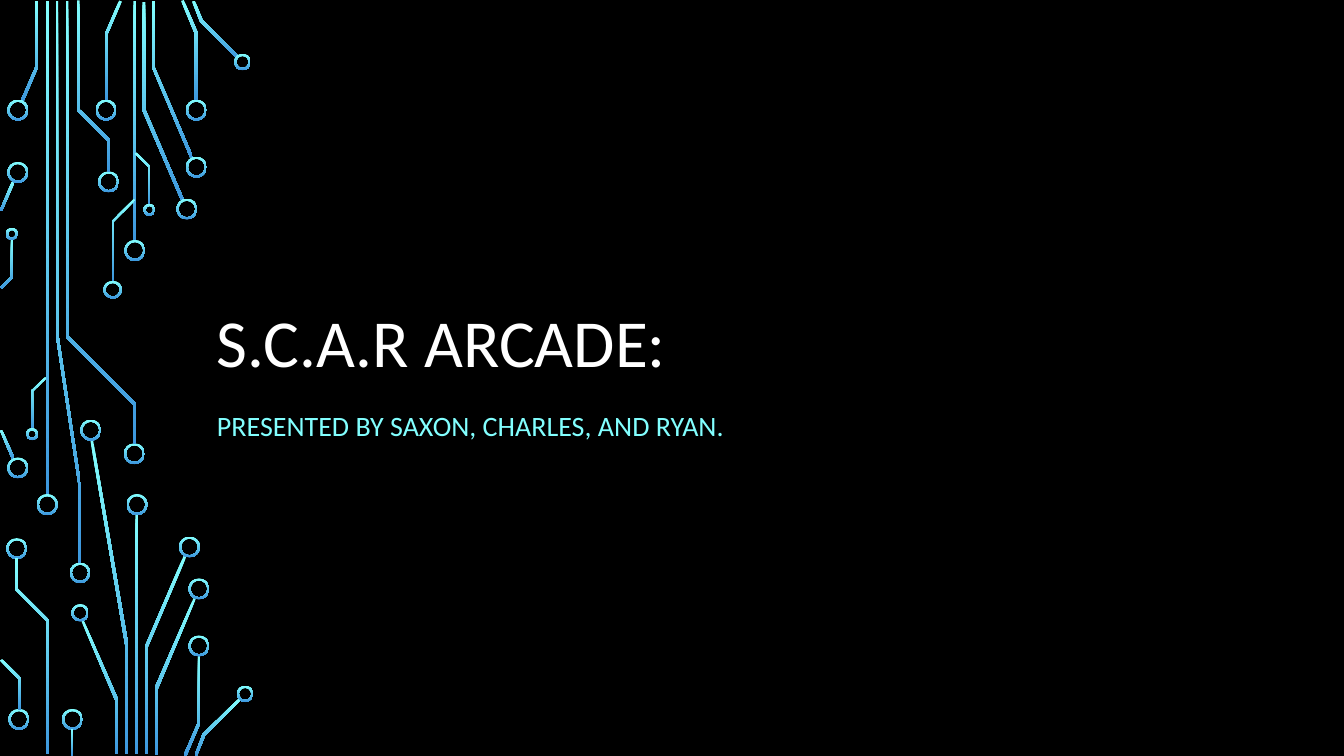
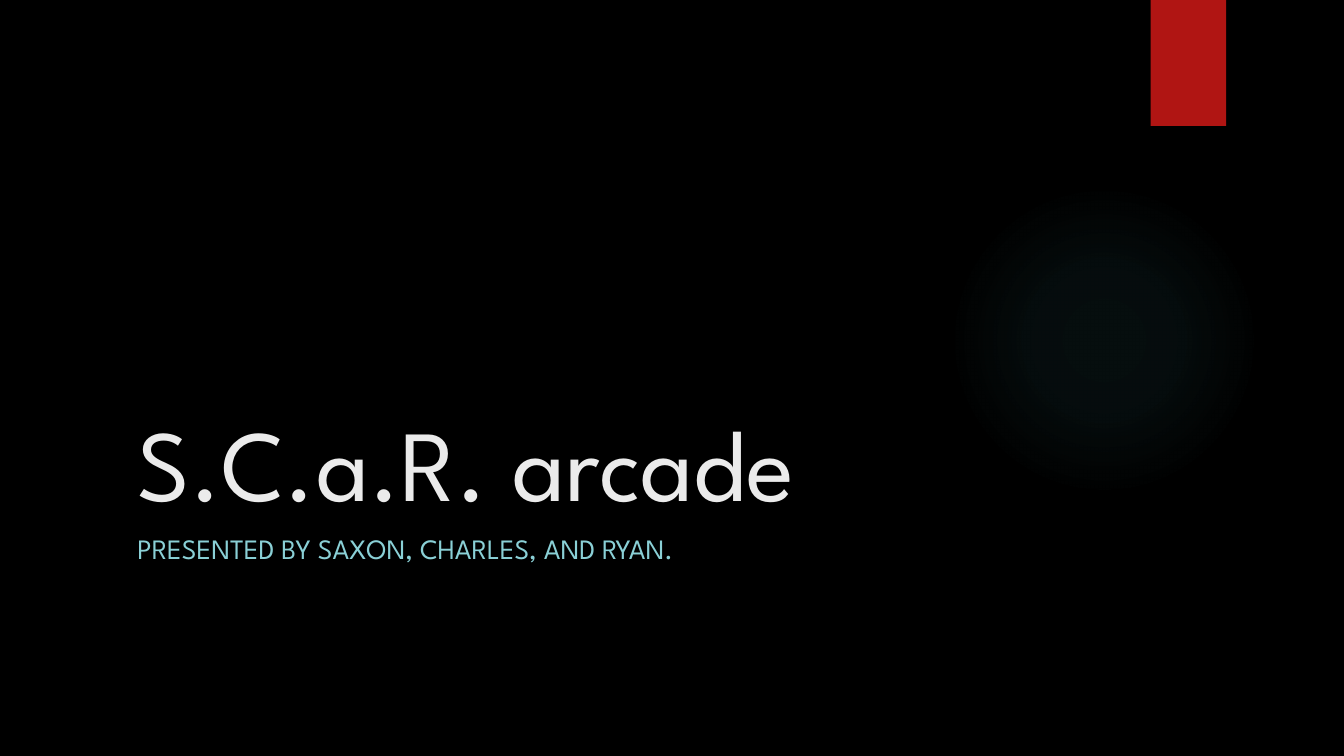
Before and after one commit to IgnitionOrk/SCaR_Arcade, a slide deck: slide 1 of SCaRArcade.pptx. Drawn at 1344x756 pixels with LibreOffice and Linux fonts; fonts in the diff are those of the drawing; background and template pictures are left out. Boxes give left, top, right and bottom in pixels: in the first picture for what was removed or moved away, otherwise in the second. Text is boxed around its words. In the diff, an @@ line names an element or a change of style, - is before the commit and + after.

```diff
--- a/SCaRArcade.pptx
+++ b/SCaRArcade.pptx
@@ rectangle added at [1150,0,1226,126], fill #B01513 @@
@@ title at [137,431,794,503]: text changed; size 48 to 72 pt; font Calibri to League Spartan; text colour #FFFFFF to #EBEBEB @@
-S.C.A.R ARCADE:
+S.C.a.R. arcade
@@ subtitle "PRESENTED BY SAXON, CHARLES, AND ...": place and size @@
-subtitle "PRESENTED BY SAXON, CHARLES, AND ..." at [217,417,724,440]
+subtitle "PRESENTED BY SAXON, CHARLES, AND ..." at [137,540,673,563]
@@ subtitle "PRESENTED BY SAXON, CHARLES, AND ..." at [137,540,673,563]: font Calibri to League Spartan, text colour #82FFFF to #8AD0D6; line spacing 1.2 to 1 @@
@@ group removed at [0,0,254,756]: 50 freeform shapes, 4 rectangles @@
```
Also in this commit, not shown: 8 other slides changed, 2 slides added, 2 slides removed.
